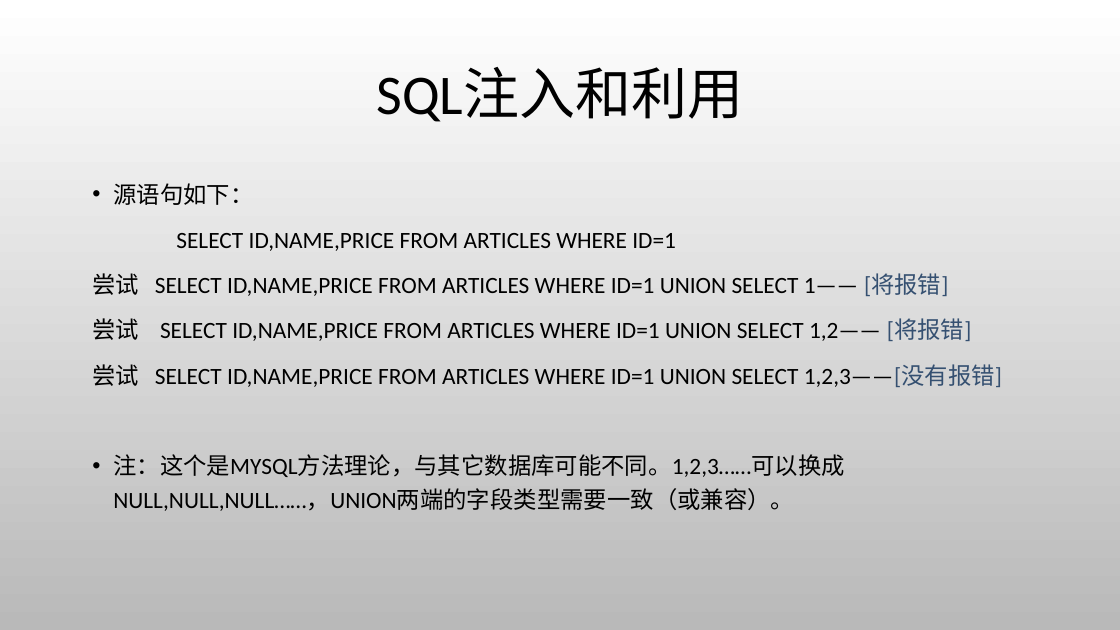
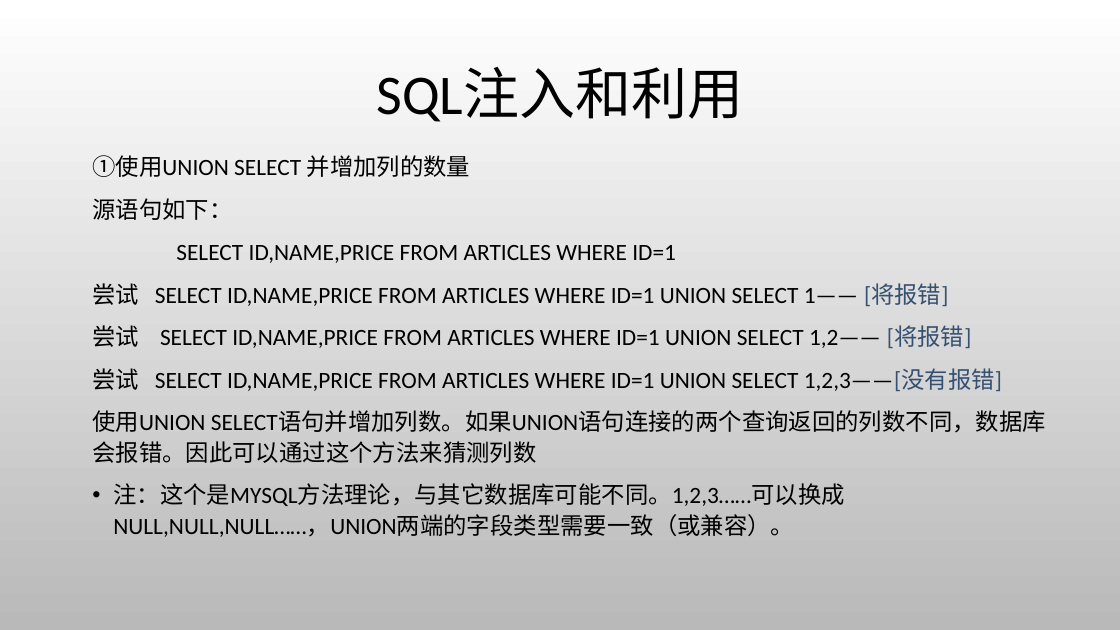
Before and after one commit to CUCCS/ns, a slide deck: slide 15 of 2016-2/zc_snRNA/FlippedClassroom_FromSqlInjectionToShell/From SQL injection to Shell.pptx (slide 13 before the commit). Drawn at 1120x630 pixels with LibreOffice and Linux fonts; fonts in the diff are those of the drawing; background and template pictures are left out. Boxes give left, top, right and bottom in pixels: in the first picture for what was removed or moved away, otherwise in the second. Text is boxed around its words. In the diff, an @@ line names an element or a change of style, - is before the commit and + after.

```diff
--- a/2016-2/zc_snRNA/FlippedClassroom_FromSqlInjectionToShell/From SQL injection to Shell.pptx
+++ b/2016-2/zc_snRNA/FlippedClassroom_FromSqlInjectionToShell/From SQL injection to Shell.pptx
@@ text "①使用UNION SELECT 并增加列的数量" moved from (x1=92, y1=183, x2=1002, y2=511) to (x1=92, y1=155, x2=1046, y2=537) @@
@@ text at (x1=92, y1=155, x2=471, y2=177): paragraph added @@
+①使用UNION SELECT 并增加列的数量
@@ text at (x1=92, y1=198, x2=1002, y2=537): bullet • to none; line spacing 1.2 to 1.1 @@
@@ text at (x1=92, y1=410, x2=1046, y2=463): paragraph added @@
+使用UNION SELECT语句并增加列数。如果UNION语句连接的两个查询返回的列数不同，数据库会报错。因此可以通过这个方法来猜测列数
```
Also in this commit, not shown: 9 other slides changed, 18 slides added, 9 slides removed.
